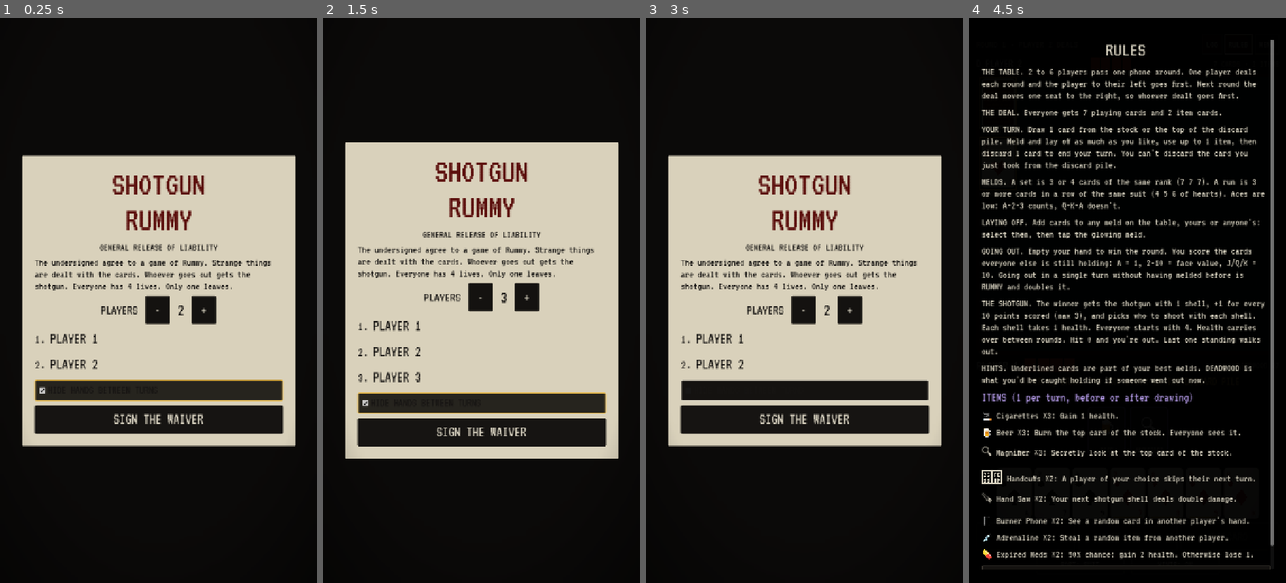
Above: before the commit, frames 1-4 (left to right).
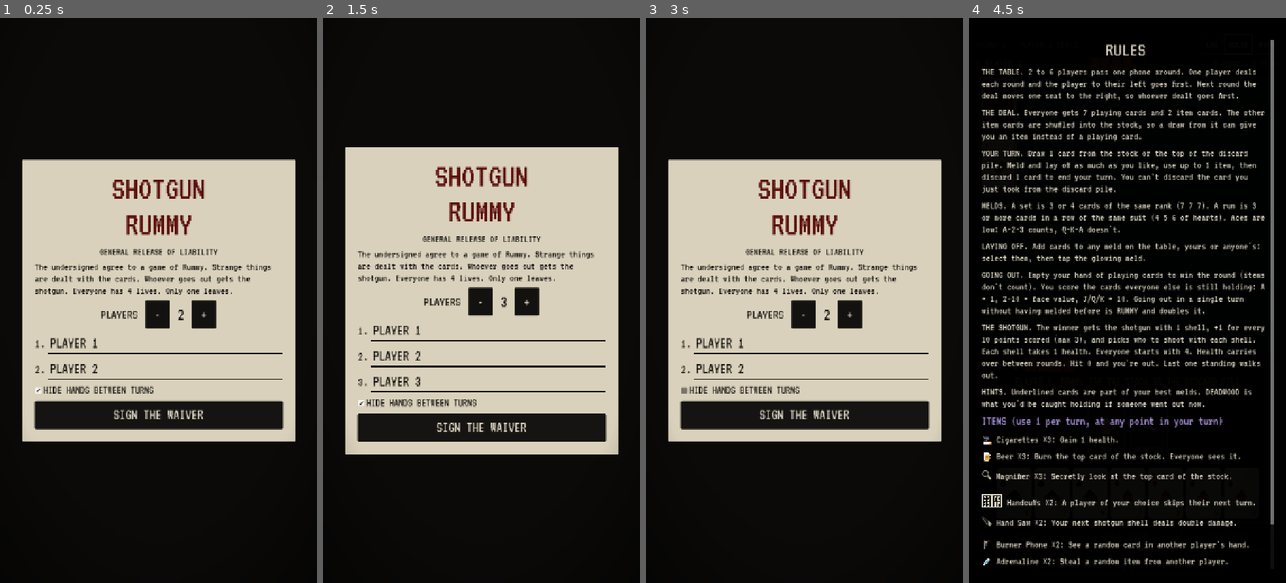
Above: after the commit, the same moments.

Repository: Domnish420/ShotGunRummy
Game: Godot game, scene res://scenes/main.tscn
Two runs of this game, one before a commit and one after it. Both use one fixed random seed, a clock stepped at 60 frames per second and the inputs below.
Inputs:
- Up to frame 1 (0.25 s): no input
- Up to frame 2 (1.5 s): click "-" at 0.5 s; click "+" at 1.25 s
- Up to frame 3 (3 s): click "-" at 2 s; click "HIDE HANDS BETWEEN TURNS" at 2.75 s
- Up to frame 4 (4.5 s): click "SIGN THE WAIVER" at 3.5 s; click "RULES" at 4.25 s

The runs differ from the first frame. In frame 1, 11% of the frame differs, in the area x 6-94%, y 24-76%; in frame 2, 11%; in frame 3, 11%; in frame 4, 22%, in the area x 4-97%, y 16-98%.

Commit message:
Shuffle leftover items into the stock and test in real Godot
- After the deal, the remaining item cards go into the stock, so a draw can
  give you an item (it joins your items and you still discard to end the turn)
- Show the drawn item to the player who drew it
- Beer can burn an item card: log it by name instead of crashing
- Setup screen: underlined name fields, readable checkbox
- Add a UI smoke test that plays a full match through the real screens

Co-Authored-By: Claude Opus 5.5 <noreply@anthropic.com>
Claude-Session: https://claude.ai/code/session_015nnBoRhSXVPJ4niPdnQtii

Diff:
--- a/scripts/core/game.gd
+++ b/scripts/core/game.gd
@@ -9,13 +9,14 @@
 ##    round goes first.
 ##
 ## Rummy (the classic card game):
-##  - Everyone gets 7 playing cards and 2 item cards.
+##  - Everyone gets 7 playing cards and 2 item cards. The leftover item cards
+##    are shuffled into the stock, so drawing from it can give you an item.
 ##  - Your turn: draw 1 card (stock or top of the discard pile), meld sets
 ##    (3-4 of a kind) and runs (3+ in a row, same suit), lay off onto any meld on
 ##    the table, then discard 1 card. You can't discard the card you just took
 ##    from the discard pile.
-##  - You may also use 1 item per turn, before or after drawing.
-##  - Empty your hand to win the round. You score the cards left in everyone
+##  - You may also use 1 item per turn, at any point in your turn.
+##  - Empty your hand of playing cards to win the round (items don't count). You score the cards left in everyone
 ##    else's hand: A = 1, 2-10 = face value, J/Q/K = 10. Going out in one turn
 ##    without having melded before ("rummy") doubles it.
 ##
@@ -60,6 +61,7 @@
 var options := {
 	"hand_size": 7,
 	"items_dealt": 2,
+	"items_in_stock": true,
 	"max_hp": 4,
 	"items_per_turn": 1,
 	"rummy_bonus": true,
@@ -217,8 +219,14 @@
 				players[s].items.append(items.pop_back())
 
 	discard_pile = [deck.pop_back()]
-	stock = deck
-	item_deck = items
+	# the rest of the item cards are shuffled into the stock, so a draw can
+	# give you either a playing card or an item
+	if options["items_in_stock"]:
+		stock = _shuffle(deck + items)
+		item_deck = []
+	else:
+		stock = deck
+		item_deck = items
 	melds = []
 	burned = []
 	gun = null
@@ -280,10 +288,15 @@
 		_end_round(-1, "The deck ran dry.")
 		return _ok({"round_over": true})
 	var card: Dictionary = stock.pop_back()
-	current().hand.append(card)
+	var is_item := card.has("item")
+	if is_item:
+		current().items.append(card)
+	else:
+		current().hand.append(card)
 	phase = "play"
+	# what was drawn stays secret, even whether it was an item
 	_emit("draw", {"seat": seat, "source": "stock"})
-	return _ok({"card": card})
+	return _ok({"card": card, "item": is_item})
 
 
 func draw_discard(seat: int) -> Dictionary:
@@ -540,7 +553,7 @@
 			return {"text": "%s lights a cigarette. +1 health" % p.name, "hp_delta": 1}
 		"beer":
 			var burnt := _burn_top()
-			return {"text": "%s cracks a beer and burns %s off the stock" % [p.name, Cards.card_name(burnt)], "reveal": burnt, "private": false}
+			return {"text": "%s cracks a beer and burns %s off the stock" % [p.name, card_label(burnt)], "reveal": burnt, "private": false}
 		"magnifier":
 			return {"text": "%s peeks at the top of the stock" % p.name, "reveal": stock.back(), "private": true}
 		"handcuffs":
@@ -567,6 +580,15 @@
 	return {"text": "%s uses %s" % [p.name, item_id]}
 
 
+## Display name for a playing card or an item card.
+static func card_label(card: Dictionary) -> String:
+	if card.is_empty():
+		return "nothing"
+	if card.has("item"):
+		return Items.item_name(card)
+	return Cards.card_name(card)
+
+
 func _burn_top() -> Dictionary:
 	if stock.is_empty() and not _reshuffle_stock():
 		return {}
--- a/scripts/core/items.gd
+++ b/scripts/core/items.gd
@@ -1,9 +1,10 @@
 extends RefCounted
 ## Item / ability cards.
 ##
-## Items come from their own deck: every player is dealt 2 at the start of each
-## round (unused ones go back at the end of the round). You can use 1 item per
-## turn, before or after you draw. Items never count as deadwood and you don't
+## Every player is dealt 2 items at the start of each round, and the rest are
+## shuffled into the stock, so a draw can give you an item instead of a playing
+## card. Unused items go back at the end of the round. You can use 1 item per
+## turn, at any point in your turn. Items never count as deadwood and you don't
 ## need to get rid of them to go out.
 ##
 ## An item card is a Dictionary: { "id": "I-beer-2", "item": "beer" }.
--- a/scripts/ui/main.gd
+++ b/scripts/ui/main.gd
@@ -679,8 +679,14 @@
 func _draw_stock() -> void:
 	if game.phase != "draw":
 		return
-	if _handle(game.draw_stock(game.turn)):
-		_after_action()
+	var res := game.draw_stock(game.turn)
+	if not _handle(res):
+		return
+	if res.get("item", false):
+		_refresh()
+		_show_reveal("YOU DREW AN ITEM", res["card"], Items.def(res["card"]["item"])["text"], _after_action)
+		return
+	_after_action()
 
 
 func _draw_discard() -> void:
@@ -1001,17 +1007,17 @@
 	box.add_child(_title("RULES"))
 	var lines := [
 		"THE TABLE. 2 to 6 players pass one phone around. One player deals each round and the player to their left goes first. Next round the deal moves one seat to the right, so whoever dealt goes first.",
-		"THE DEAL. Everyone gets 7 playing cards and 2 item cards.",
+		"THE DEAL. Everyone gets 7 playing cards and 2 item cards. The other item cards are shuffled into the stock, so a draw from it can give you an item instead of a playing card.",
 		"YOUR TURN. Draw 1 card from the stock or the top of the discard pile. Meld and lay off as much as you like, use up to 1 item, then discard 1 card to end your turn. You can't discard the card you just took from the discard pile.",
 		"MELDS. A set is 3 or 4 cards of the same rank (7 7 7). A run is 3 or more cards in a row of the same suit (4 5 6 of hearts). Aces are low: A-2-3 counts, Q-K-A doesn't.",
 		"LAYING OFF. Add cards to any meld on the table, yours or anyone's: select them, then tap the glowing meld.",
-		"GOING OUT. Empty your hand to win the round. You score the cards everyone else is still holding: A = 1, 2-10 = face value, J/Q/K = 10. Going out in a single turn without having melded before is RUMMY and doubles it.",
+		"GOING OUT. Empty your hand of playing cards to win the round (items don't count). You score the cards everyone else is still holding: A = 1, 2-10 = face value, J/Q/K = 10. Going out in a single turn without having melded before is RUMMY and doubles it.",
 		"THE SHOTGUN. The winner gets the shotgun with 1 shell, +1 for every 10 points scored (max 3), and picks who to shoot with each shell. Each shell takes 1 health. Everyone starts with 4. Health carries over between rounds. Hit 0 and you're out. Last one standing walks out.",
 		"HINTS. Underlined cards are part of your best melds. DEADWOOD is what you'd be caught holding if someone went out now.",
 	]
 	for line in lines:
 		box.add_child(_label(line, 24, Palette.INK))
-	box.add_child(_label("ITEMS (1 per turn, before or after drawing)", 28, Palette.PURPLE.lightened(0.3)))
+	box.add_child(_label("ITEMS (use 1 per turn, at any point in your turn)", 28, Palette.PURPLE.lightened(0.3)))
 	for id in Items.DEFS:
 		var d: Dictionary = Items.DEFS[id]
 		box.add_child(_label("%s %s ×%d: %s" % [d["icon"], d["name"], d["copies"], d["text"]], 24, Palette.INK))
--- a/scripts/ui/palette.gd
+++ b/scripts/ui/palette.gd
@@ -58,8 +58,10 @@
 	t.set_color("font_hover_pressed_color", "Button", AMBER)
 	t.set_color("font_disabled_color", "Button", Color(0.3, 0.29, 0.26))
 
-	t.set_stylebox("normal", "LineEdit", box(Color(0, 0, 0, 0), CARD_INK, 0, 0, 6))
-	t.set_stylebox("focus", "LineEdit", box(Color(0, 0, 0, 0.06), CARD_INK, 0, 0, 6))
+	t.set_stylebox("normal", "LineEdit", _underline(Color(0, 0, 0, 0)))
+	t.set_stylebox("focus", "LineEdit", _underline(Color(0, 0, 0, 0.06)))
+	for state in ["normal", "hover", "pressed", "hover_pressed", "focus", "disabled"]:
+		t.set_stylebox(state, "CheckBox", StyleBoxEmpty.new())
 	t.set_color("font_color", "LineEdit", CARD_INK)
 	t.set_color("font_placeholder_color", "LineEdit", Color(0.35, 0.32, 0.27))
 	t.set_color("caret_color", "LineEdit", CARD_INK)
@@ -69,6 +71,12 @@
 	return t
 
 
+static func _underline(bg: Color) -> StyleBoxFlat:
+	var sb := box(bg, CARD_INK, 0, 0, 6)
+	sb.border_width_bottom = 3
+	return sb
+
+
 ## A coloured button style, e.g. red for DISCARD.
 static func accent(button: Button, color: Color) -> void:
 	button.add_theme_stylebox_override("normal", box(BUTTON, color, 2, 2, 10))
--- a/tests/test_runner.gd
+++ b/tests/test_runner.gd
@@ -5,6 +5,7 @@
 const Cards = preload("res://scripts/core/cards.gd")
 const Game = preload("res://scripts/core/game.gd")
 const Bot = preload("res://scripts/core/bot.gd")
+const Items = preload("res://scripts/core/items.gd")
 
 var _failures := 0
 var _checks := 0
@@ -14,7 +15,7 @@
 func _init() -> void:
 	for t in [
 		"test_deck", "test_points", "test_sets", "test_runs", "test_lay_off", "test_best_partition",
-		"test_deal", "test_dealer_rotation", "test_turn_guards", "test_discard_pickup_rule",
+		"test_deal", "test_drawing_an_item", "test_beer_can_burn_an_item", "test_dealer_rotation", "test_turn_guards", "test_discard_pickup_rule",
 		"test_one_item_per_turn", "test_handcuffs", "test_items_need_targets", "test_magnifier_and_beer",
 		"test_adrenaline", "test_going_out_scores_everyone", "test_shotgun_and_elimination",
 		"test_bot_matches",
@@ -98,7 +99,38 @@
 	for p in g.players:
 		check(p.hand.size() == 7, "7 cards each")
 		check(p.items.size() == 2, "2 items each")
-	check(g.stock.size() == 52 - 28 - 1, "rest is the stock")
+	var playing := 0
+	var items := 0
+	for c in g.stock:
+		if c.has("item"):
+			items += 1
+		else:
+			playing += 1
+	check(playing == 52 - 28 - 1, "the rest of the playing cards are the stock")
+	check(items == Items.create_item_deck().size() - 8, "leftover items are shuffled into the stock")
+	check(not g.top_discard().has("item"), "the discard pile starts with a playing card")
+
+
+func test_drawing_an_item() -> void:
+	var g := new_game(2)
+	var item := {"id": "I-beer-99", "item": "beer"}
+	g.stock.append(item)
+	var hand_before: int = g.players[0].hand.size()
+	var r := g.draw_stock(0)
+	check(r["ok"] and r["item"], "drew an item")
+	check(g.players[0].items.has(item), "it goes with your items")
+	check(g.players[0].hand.size() == hand_before, "not into your hand")
+	check(g.phase == "play", "you still discard to end the turn")
+	check(g.discard(0, g.players[0].hand[0]["id"])["ok"], "discard ends the turn")
+	check(g.turn == 1, "next player")
+
+
+func test_beer_can_burn_an_item() -> void:
+	var g := new_game(2)
+	g.stock.append({"id": "I-saw-99", "item": "saw"})
+	var r := g.use_item(0, _give_item(g, 0, "beer"))
+	check(r["ok"] and r["reveal"]["item"] == "saw", "burned the saw")
+	check(str(r["text"]).contains("Hand Saw"), "log names the item")
 
 
 func test_dealer_rotation() -> void:
@@ -245,7 +277,10 @@
 				else:
 					Bot.play_turn(g)
 					if g.phase == "draw" or g.phase == "play":
-						var total: int = g.stock.size() + g.discard_pile.size() + g.burned.size()
+						var total: int = g.discard_pile.size()
+						for c in g.stock + g.burned:
+							if not c.has("item"):
+								total += 1
 						for m in g.melds:
 							total += m["cards"].size()
 						for p in g.players:
--- /dev/null
+++ b/tests/ui_smoke.gd
@@ -0,0 +1,151 @@
+extends SceneTree
+## Plays a whole match through the real UI (the same handlers taps trigger) and
+## saves screenshots. Needs a display, so not headless:
+##   godot --path . -s tests/ui_smoke.gd -- --shots=/some/folder
+
+const Cards = preload("res://scripts/core/cards.gd")
+const Bot = preload("res://scripts/core/bot.gd")
+const Items = preload("res://scripts/core/items.gd")
+
+var main
+var shots_dir := ""
+var taken := {}
+
+
+func _initialize() -> void:
+	for arg in OS.get_cmdline_user_args():
+		if arg.begins_with("--shots="):
+			shots_dir = arg.substr(8)
+	main = load("res://scenes/main.tscn").instantiate()
+	root.add_child(main)
+	_run()
+
+
+func _frames(n: int = 4) -> void:
+	for i in range(n):
+		await process_frame
+
+
+func _shot(name: String) -> void:
+	if shots_dir == "" or taken.has(name):
+		return
+	taken[name] = true
+	await _frames(3)
+	root.get_texture().get_image().save_png("%s/%s.png" % [shots_dir, name])
+
+
+func _overlay_buttons() -> Array:
+	var out := []
+	var stack: Array = [main.overlay_layer]
+	while not stack.is_empty():
+		var n: Node = stack.pop_back()
+		if n is Button and not n.disabled:
+			out.append(n)
+		stack.append_array(n.get_children())
+	out.reverse()
+	return out
+
+
+func _overlay_text() -> String:
+	var parts := []
+	var stack: Array = [main.overlay_layer]
+	while not stack.is_empty():
+		var n: Node = stack.pop_back()
+		if n is Label:
+			parts.append(n.text)
+		stack.append_array(n.get_children())
+	return " ".join(parts)
+
+
+func _run() -> void:
+	await _frames(6)
+	await _shot("01_setup")
+	main.player_names = ["SAM", "ALEX", "JO"]
+	main.hide_hands = true
+	main.show_setup()
+	await _frames()
+	main._start_from_setup()
+	await _frames()
+	await _shot("02_pass_screen")
+
+	var steps := 0
+	var used_item := false
+	while steps < 3000:
+		steps += 1
+		await _frames(1)
+		var game = main.game
+		if main.overlay_layer.get_child_count() > 0:
+			var text := _overlay_text()
+			if text.contains("HAS THE SHOTGUN"):
+				await _shot("06_shotgun")
+			elif text.contains("GOES OUT") or text.contains("DEAD DECK"):
+				await _shot("05_round_result")
+			elif text.contains("WALKS OUT") or text.contains("NOBODY WALKS OUT"):
+				await _shot("07_match_end")
+				print("SMOKE OK: match finished after %d rounds" % game.round_num)
+				quit(0)
+				return
+			elif text.contains("USES") or text.contains("DREW AN ITEM"):
+				await _shot("04_item")
+			var buttons := _overlay_buttons()
+			var pick = buttons[0] if not buttons.is_empty() else null
+			for b in buttons:
+				if b.text.begins_with("SHOOT"):
+					pick = b
+					break
+			if pick == null:
+				push_error("overlay without buttons: " + text)
+				quit(1)
+				return
+			pick.pressed.emit()
+			continue
+
+		var seat: int = game.turn
+		var me = game.players[seat]
+		if game.phase == "draw":
+			# try an item now and then, through the UI
+			if not used_item and not me.items.is_empty():
+				for item in me.items:
+					if game.item_blocker(seat, item["id"]) == "":
+						main._toggle_item(item["id"])
+						await _frames()
+						await _shot("03_item_selected")
+						main._use_selected_item()
+						used_item = true
+						break
+				if main.overlay_layer.get_child_count() > 0:
+					continue
+			used_item = false
+			var top: Dictionary = game.top_discard()
+			if not top.is_empty() and Bot.helps(game, me.hand, top):
+				main._draw_discard()
+			else:
+				main._draw_stock()
+			continue
+		if game.phase == "play":
+			var best: Dictionary = Cards.best_partition(me.hand)
+			if not best["melds"].is_empty():
+				main.selected = Cards.ids_of(best["melds"][0])
+				main._refresh()
+				await _frames()
+				await _shot("03b_meld_ready")
+				main._meld_selected()
+				continue
+			var laid := false
+			for c in me.hand:
+				for m in game.melds:
+					if Cards.can_lay_off(m, [c]):
+						main.selected = [c["id"]]
+						main._lay_off_on(m["id"])
+						laid = true
+						break
+				if laid:
+					break
+			if laid:
+				continue
+			if game.melds.size() >= 2:
+				await _shot("03c_table_with_melds")
+			main.selected = [Bot.choose_discard(game, seat)]
+			main._discard_selected()
+	push_error("smoke test did not finish")
+	quit(1)
Not shown, added: fonts/VT323.woff2.import
Not shown, added: icon.png.import
Not shown, added: scripts/core/bot.gd.uid
Not shown, added: scripts/core/cards.gd.uid
Not shown, added: scripts/core/game.gd.uid
Not shown, added: scripts/core/items.gd.uid
Not shown, added: scripts/ui/card_art.gd.uid
Not shown, added: scripts/ui/card_view.gd.uid
Not shown, added: scripts/ui/main.gd.uid
Not shown, added: scripts/ui/meld_view.gd.uid
Not shown, added: scripts/ui/palette.gd.uid
Not shown, added: scripts/ui/shotgun_view.gd.uid
(and 2 more such lines)
